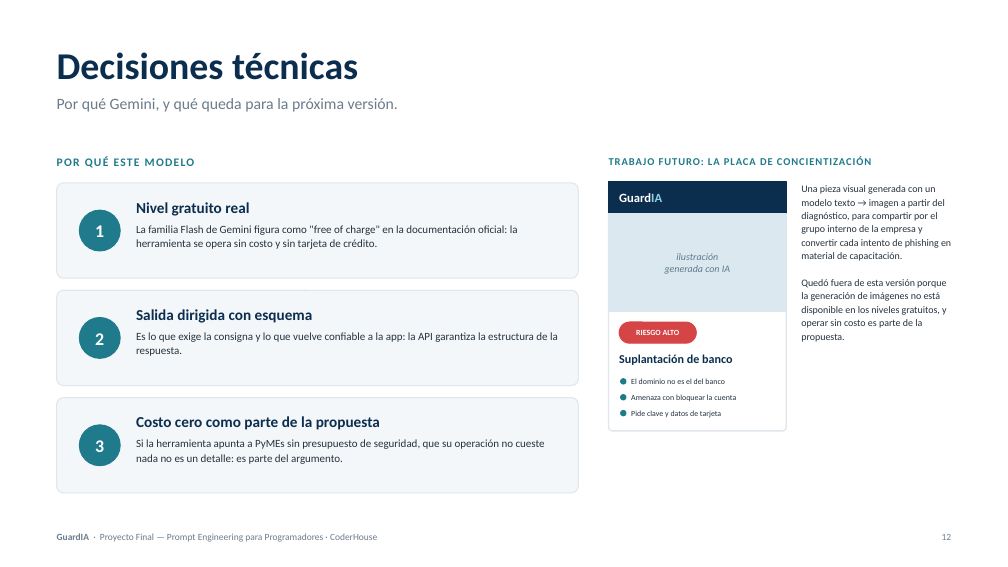
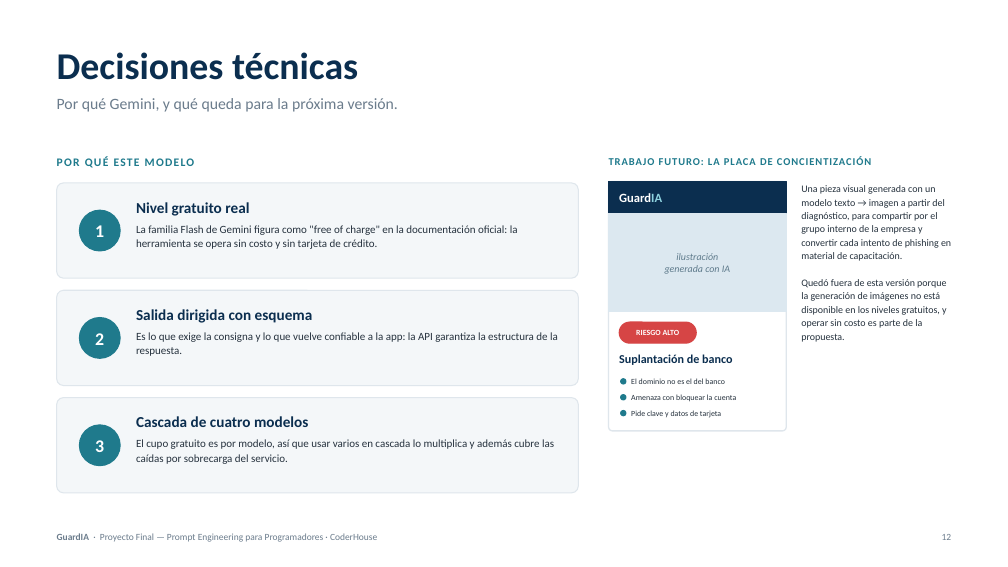
Before and after one commit to cubi20/guardia, a slide deck: slide 12 of docs/GuardIA-ProyectoFinal-IdoyagaMolina.pptx. Drawn at 1008x567 pixels with LibreOffice and Linux fonts; fonts in the diff are those of the drawing. Boxes give left, top, right and bottom in pixels: in the first picture for what was removed or moved away, otherwise in the second. Text is boxed around its words. In the diff, an @@ line names an element or a change of style, - is before the commit and + after.

```diff
--- a/docs/GuardIA-ProyectoFinal-IdoyagaMolina.pptx
+++ b/docs/GuardIA-ProyectoFinal-IdoyagaMolina.pptx
@@ text at box(136, 416, 308, 427): text changed @@
-Costo cero como parte de la propuesta
+Cascada de cuatro modelos
@@ text at box(136, 439, 554, 464): text changed @@
-Si la herramienta apunta a PyMEs sin presupuesto de seguridad, que su operación no cueste nada no es un detalle: es parte del argumento.
+El cupo gratuito es por modelo, así que usar varios en cascada lo multiplica y además cubre las caídas por sobrecarga del servicio.
```
Also in this commit, not shown: 4 other slides changed, 12 other files.
